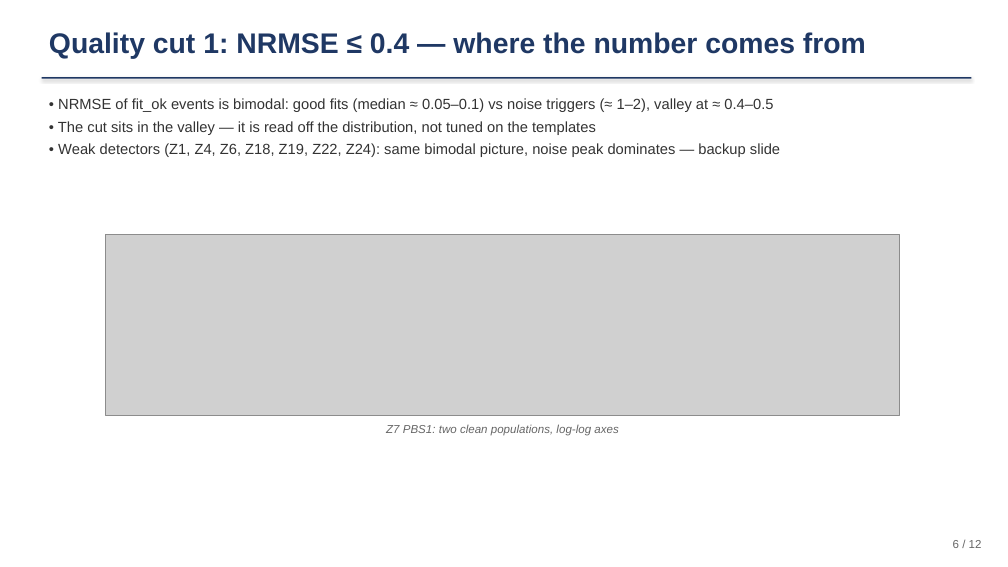
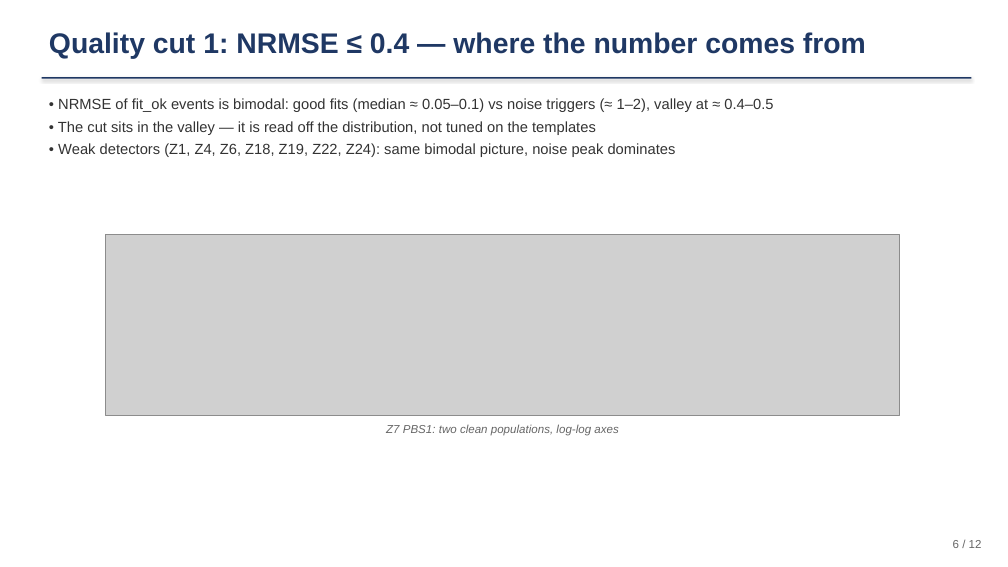
Before and after one commit to ZhihengLi0/urop, a slide deck: slide 6 of snolab/presentation/SNOLAB_R4_pulse_templates_20260715.pptx. Drawn at 1008x567 pixels with LibreOffice and Linux fonts; fonts in the diff are those of the drawing; grey boxes stand for pictures. Boxes give left, top, right and bottom in pixels: in the first picture for what was removed or moved away, otherwise in the second. Text is boxed around its words. In the diff, an @@ line names an element or a change of style, - is before the commit and + after.

```diff
--- a/snolab/presentation/SNOLAB_R4_pulse_templates_20260715.pptx
+++ b/snolab/presentation/SNOLAB_R4_pulse_templates_20260715.pptx
@@ text at (58, 143, 676, 157): text changed @@
-• Weak detectors (Z1, Z4, Z6, Z18, Z19, Z22, Z24): same bimodal picture, noise peak dominates — backup slide
+• Weak detectors (Z1, Z4, Z6, Z18, Z19, Z22, Z24): same bimodal picture, noise peak dominates
```
Also in this commit, not shown: 4 other files.
